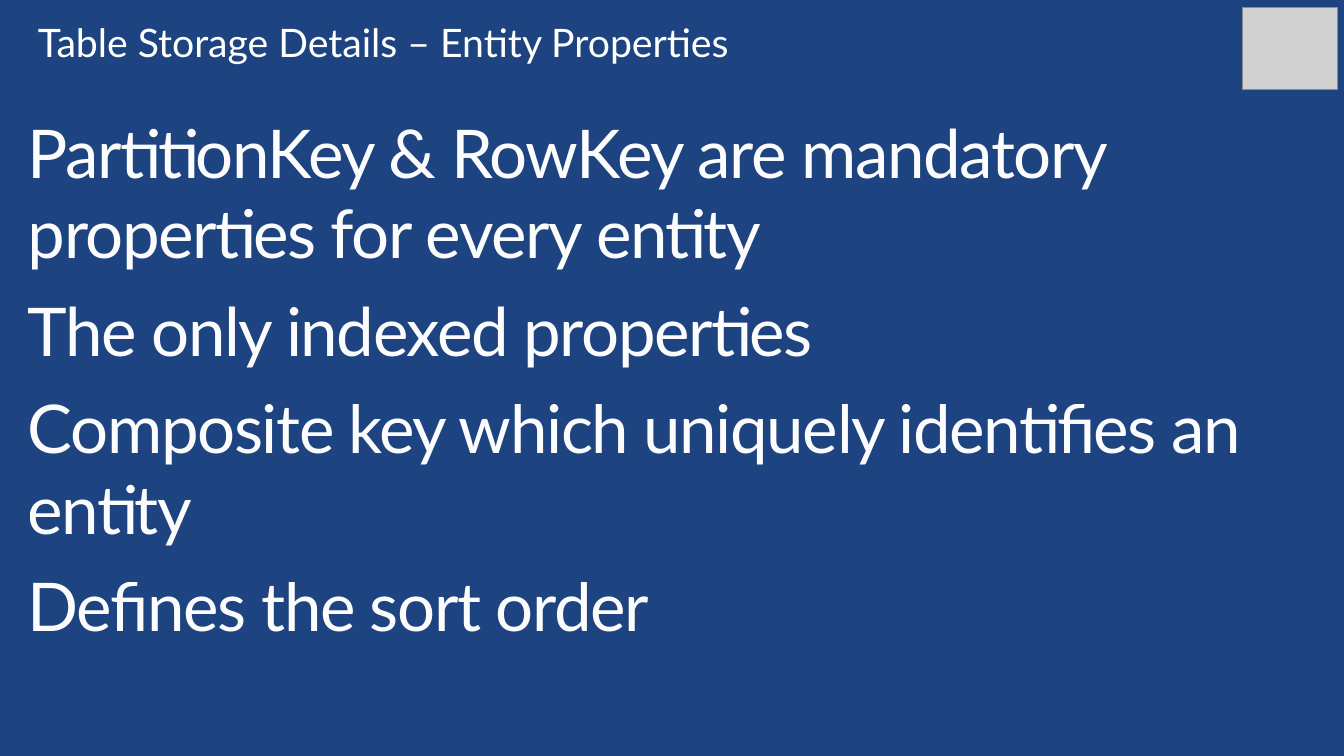
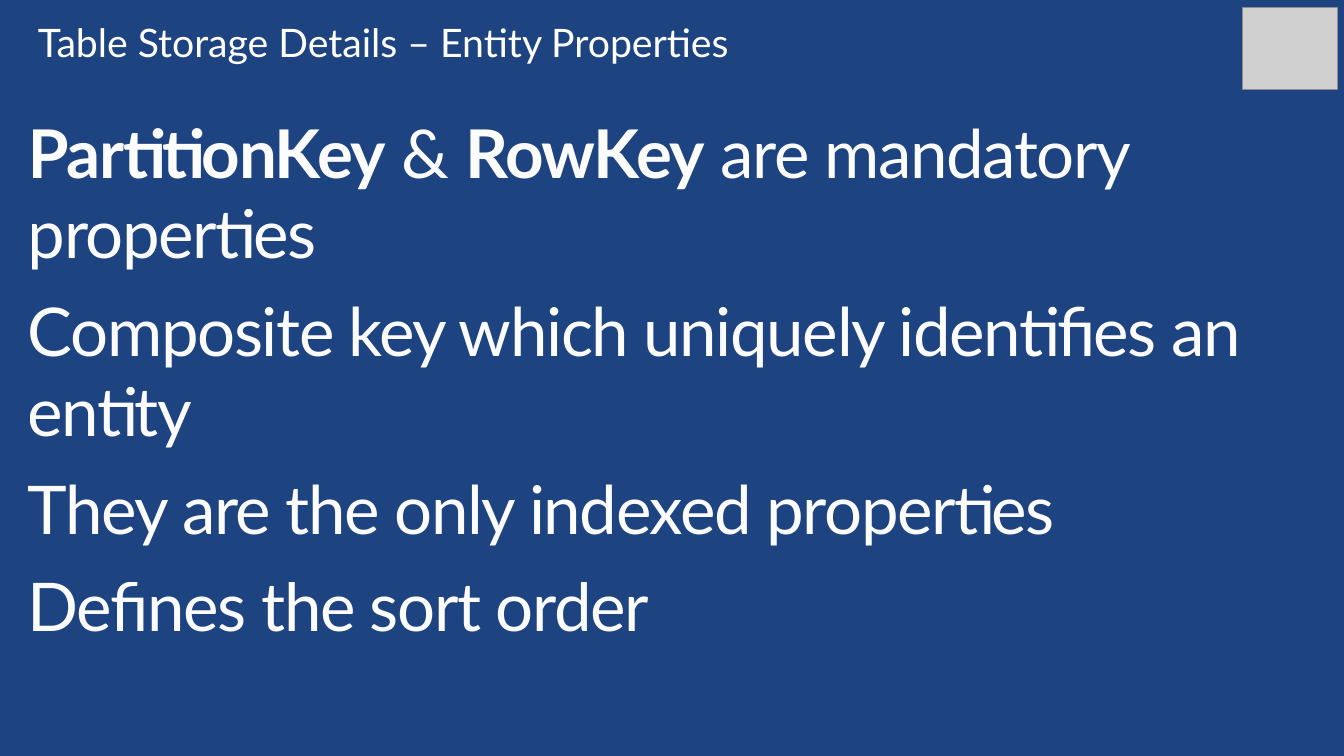
Before and after one commit to sack212/BasicAzureCamp, a slide deck: slide 70 of Data-Storage/Data-Storage.pptx. Drawn at 1344x756 pixels with LibreOffice and Linux fonts; fonts in the diff are those of the drawing; grey boxes stand for pictures. Boxes give left, top, right and bottom in pixels: in the first picture for what was removed or moved away, otherwise in the second. Text is boxed around its words. In the diff, an @@ line names an element or a change of style, - is before the commit and + after.

Commit message:
Big pass on Data-Platform and Data-Storage presentations complete.

```diff
--- a/Data-Storage/Data-Storage.pptx
+++ b/Data-Storage/Data-Storage.pptx
@@ text at [28,128,1131,270]: text changed @@
-PartitionKey & RowKey are mandatory properties for every entity
-The only indexed properties
+PartitionKey & RowKey are mandatory properties
@@ text at [28,484,1055,546]: paragraph added @@
+They are the only indexed properties
```
Also in this commit, not shown: 18 other slides changed, 2 slides added, 2 slides removed.
